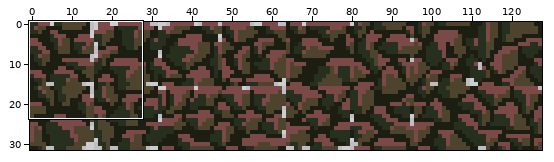
File history of a sprite sheet, AridArnold/Content/Tiles/Hell/HellAsh.png. Above, an overview of the earlier version with the close-up marked.
Close-up. Before the commit:
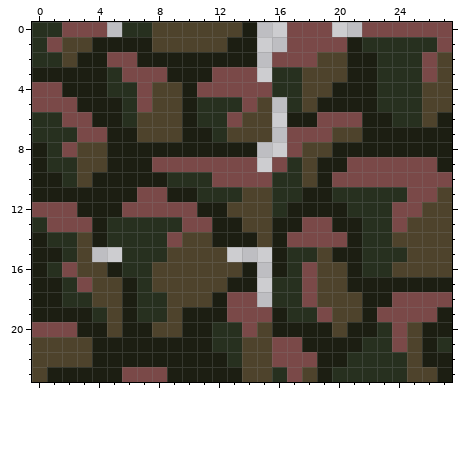
The file is 128x32 pixels. Shown: x 0..27, y 0..23.
The result:
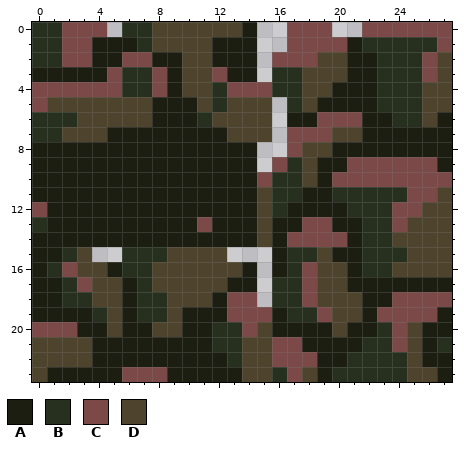
Palette (. is transparent): A #1c1e12  B #27301f  C #7a4948  D #4e432c
Diff:
Changed rows in their new state; - is an unchanged pixel.
first column x 1:
 1 BCC---B----A--
 2 -CC-A-C--DD---
 3 ----CBB--DD-AA
 4 -CCCC-BCADDB--
 5 DDDDDDDAA-D-DD
 6 -BDDDD-AA--DD-
 7 -DDD--AAA--A--
 8 AAAA----------
 9 AAAA---AAAAAAA
10 -AA-----AAAAAA
11 ------AA--AAAA
12 AA---AAAAA--AA
13 AAA-AAAAAA---A
14 AAA-AAAAAAA---
